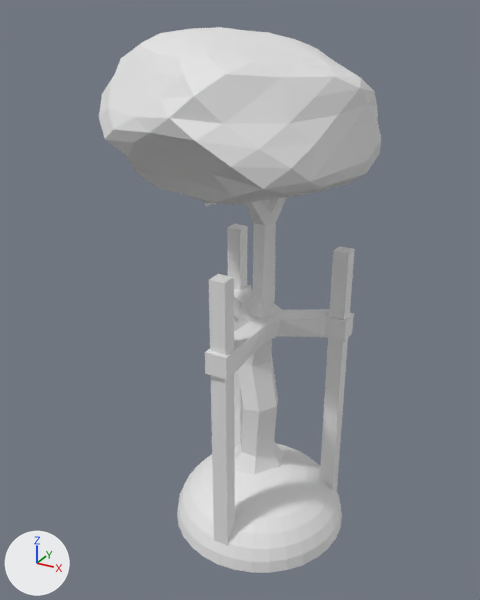
What one commit did to the Blender file Assets/Models/Dab_sadzonka.blend.
Rendered twice from a 50 mm lens placed at (5.07, -10.51, 9.83), pointed at (-0.32, -0.71, 4.93). Lighting does not change. The marker at lower left points along +X, +Y and +Z.

Objects in the first picture: 'liscie_male', 'sadzonka_trzon', 'tasma', 'wspierajace', 'ziemia'.
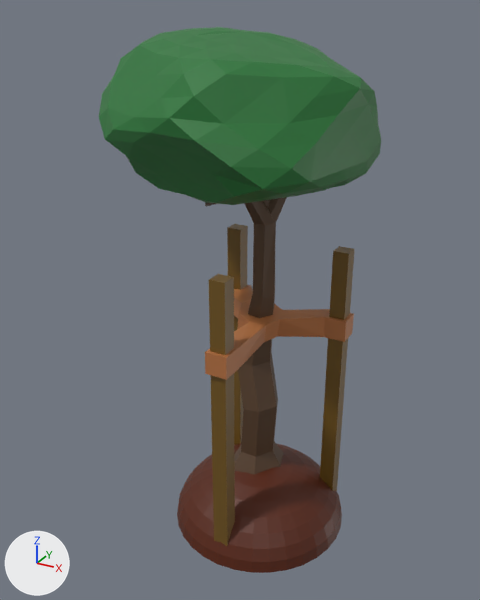
What differs and where, as boxes [x1, y1, x2, y2] in the pictures (480 x 600 px):
'liscie_male', recoloured (white to green)
    both: [99, 27, 381, 205]
'ziemia', recoloured (white to brown)
    both: [177, 443, 342, 573]
'wspierajace', recoloured (grey to brown)
    both: [209, 224, 355, 546]
'sadzonka_trzon', recoloured (grey to brown)
    both: [205, 197, 287, 475]
'tasma', recoloured (grey to brown)
    both: [205, 285, 354, 380]

The change, as a diff of the scene's bpy script:
```diff
--- a/Assets/Models/Dab_sadzonka.blend.py
+++ b/Assets/Models/Dab_sadzonka.blend.py
@@ mat_ziemia @@
+mat_ziemia = principled_material('ziemia')
+mat_ziemia.base_color = (0.0987, 0.0156, 0.00215)  # brown #582207
@@ mat_matyki_wspierajace @@
+mat_matyki_wspierajace = principled_material('matyki wspierajace')
+mat_matyki_wspierajace.base_color = (0.168, 0.0908, 0.0121)  # brown #72551d
+mat_matyki_wspierajace.roughness = 0.4
@@ mat_paski @@
+mat_paski = principled_material('paski')
+mat_paski.base_color = (0.467, 0.17, 0.056)  # orange #b67343
@@ mat_drewno @@
+mat_drewno = principled_material('Drewno')
+mat_drewno.base_color = (0.0985, 0.0521, 0.0259)  # brown #58412d
@@ mat_liscie @@
+mat_liscie = principled_material('Liscie')
+mat_liscie.base_color = (0.0183, 0.184, 0.0367)  # dark green #257736
@@ me_sphere_001 @@
 me_sphere_001.from_pydata(...)  # 1986 vertices, 1984 faces; spans x -0.94..0.82, y -0.92..0.85, z -0.7..0.82
+me_sphere_001.materials.append(mat_liscie)  # dark green #257736
@@ me_cube_004 @@
 me_cube_004.from_pydata(...)  # 78 vertices, 75 faces; spans x -3.09..2.93, y -1.6..2.23, z -1.0..13.46
+me_cube_004.materials.append(mat_drewno)  # brown #58412d
@@ me_cube_006 @@
 me_cube_006.from_pydata(...)  # 42 vertices, 46 faces; spans x -1.0..12.34, y -13.31..1.0, z -1.0..1.8
+me_cube_006.materials.append(mat_paski)  # orange #b67343
@@ me_cube_001 @@
 me_cube_001.from_pydata(...)  # 24 vertices, 18 faces; spans x -8.5..9.4, y -1.0..18.2, z -1.0..1.0
+me_cube_001.materials.append(mat_matyki_wspierajace)  # brown #72551d
@@ me_sphere_015 @@
 me_sphere_015.from_pydata(...)  # 257 vertices, 256 faces; spans x -1.0..1.0, y -1.0..1.0, z 0.0..1.0
+me_sphere_015.materials.append(mat_ziemia)  # brown #582207
```
